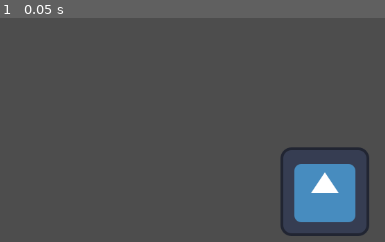
Above: before the commit, frame 1.
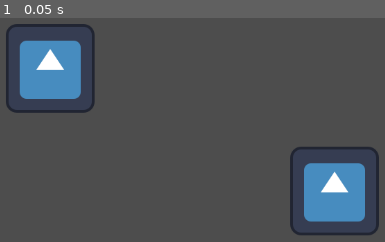
Above: after the commit, the same moment.

Repository: g4m3rm1k3/GodotIntro
Game: Godot game, scene res://main.tscn
Two runs of this game, one before a commit and one after it. Both use one fixed random seed, a clock stepped at 60 frames per second and the inputs below. Before the commit the project starts from res://test.tscn. The engine's default icon, where the game draws it, is replaced by a stand-in: a white triangle on a blue panel in a dark square.
Inputs:
- Up to frame 1 (0.05 s): no input

The runs differ from the first frame. In frame 1, 8.5% of the frame differs, in the area x 1-99%, y 2-98%.

Commit message:
moving through the course

Diff:
--- /dev/null
+++ b/main.tscn
@@ -0,0 +1,13 @@
+[gd_scene load_steps=2 format=3 uid="uid://bsqhbimmxruj3"]
+
+[ext_resource type="Texture2D" uid="uid://cpjwsqhbvab8d" path="res://icon.svg" id="1_yo4jb"]
+
+[node name="Main" type="Node2D"]
+
+[node name="Icon" type="Sprite2D" parent="."]
+position = Vector2(579, 306)
+texture = ExtResource("1_yo4jb")
+
+[node name="Icon2" type="Sprite2D" parent="."]
+position = Vector2(169, 129)
+texture = ExtResource("1_yo4jb")
--- a/project.godot
+++ b/project.godot
@@ -11,7 +11,7 @@
 [application]
 
 config/name="GodotIntro"
-run/main_scene="res://test.tscn"
+run/main_scene="res://main.tscn"
 config/features=PackedStringArray("4.1", "Mobile")
 config/icon="res://icon.svg"
 
--- a/test.tscn
+++ /dev/null
@@ -1,7 +0,0 @@
-[gd_scene load_steps=2 format=3 uid="uid://b3ljpu46nwaqp"]
-
-[ext_resource type="Texture2D" uid="uid://cpjwsqhbvab8d" path="res://icon.svg" id="1_e6p76"]
-
-[node name="Icon" type="Sprite2D"]
-position = Vector2(565, 307)
-texture = ExtResource("1_e6p76")
